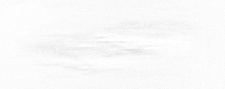
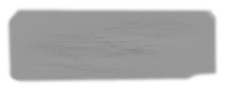
Two versions of the same layered image (225x89). Layer-by-layer changes:
painted on "land2.png" over [0, 0, 225, 89]
